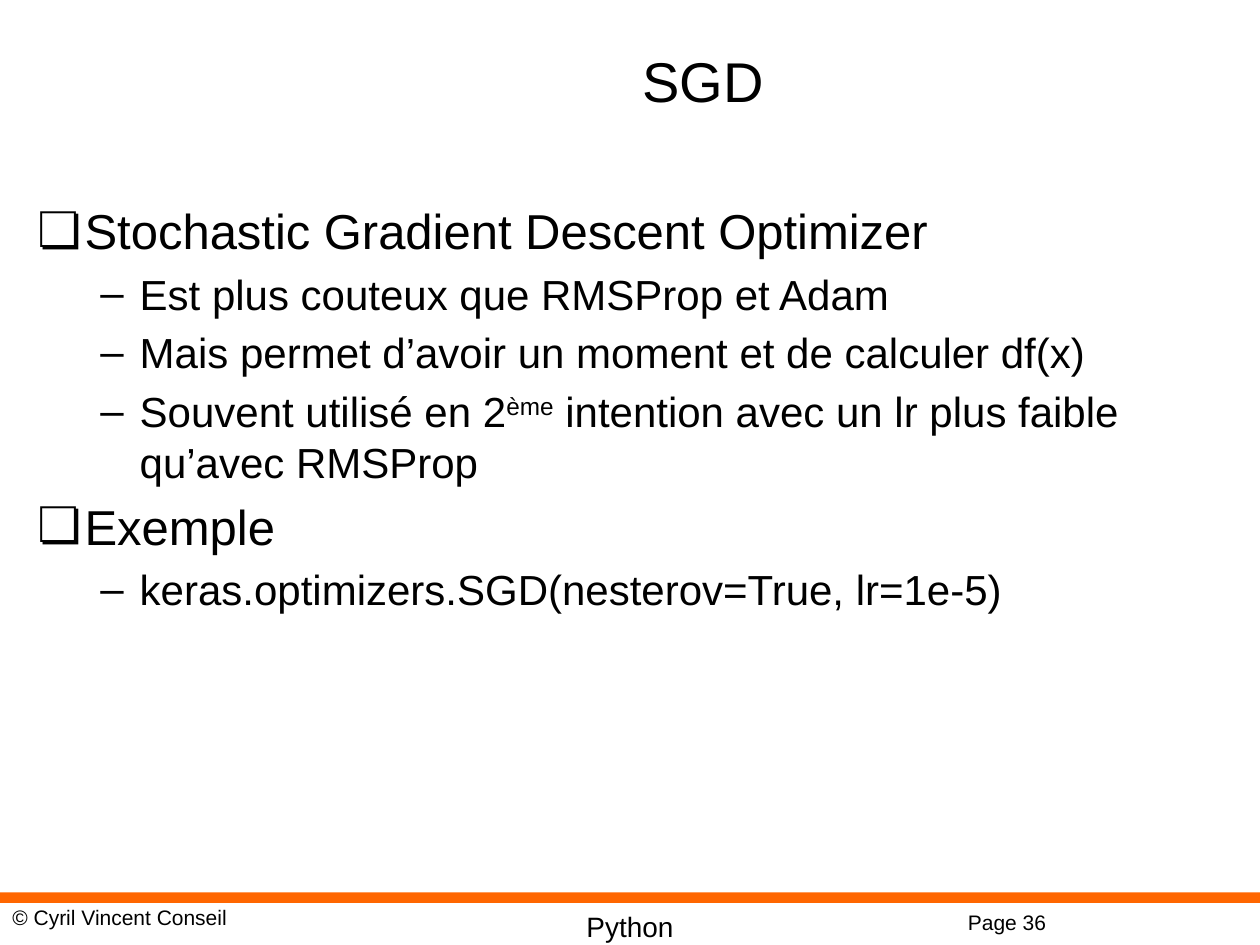
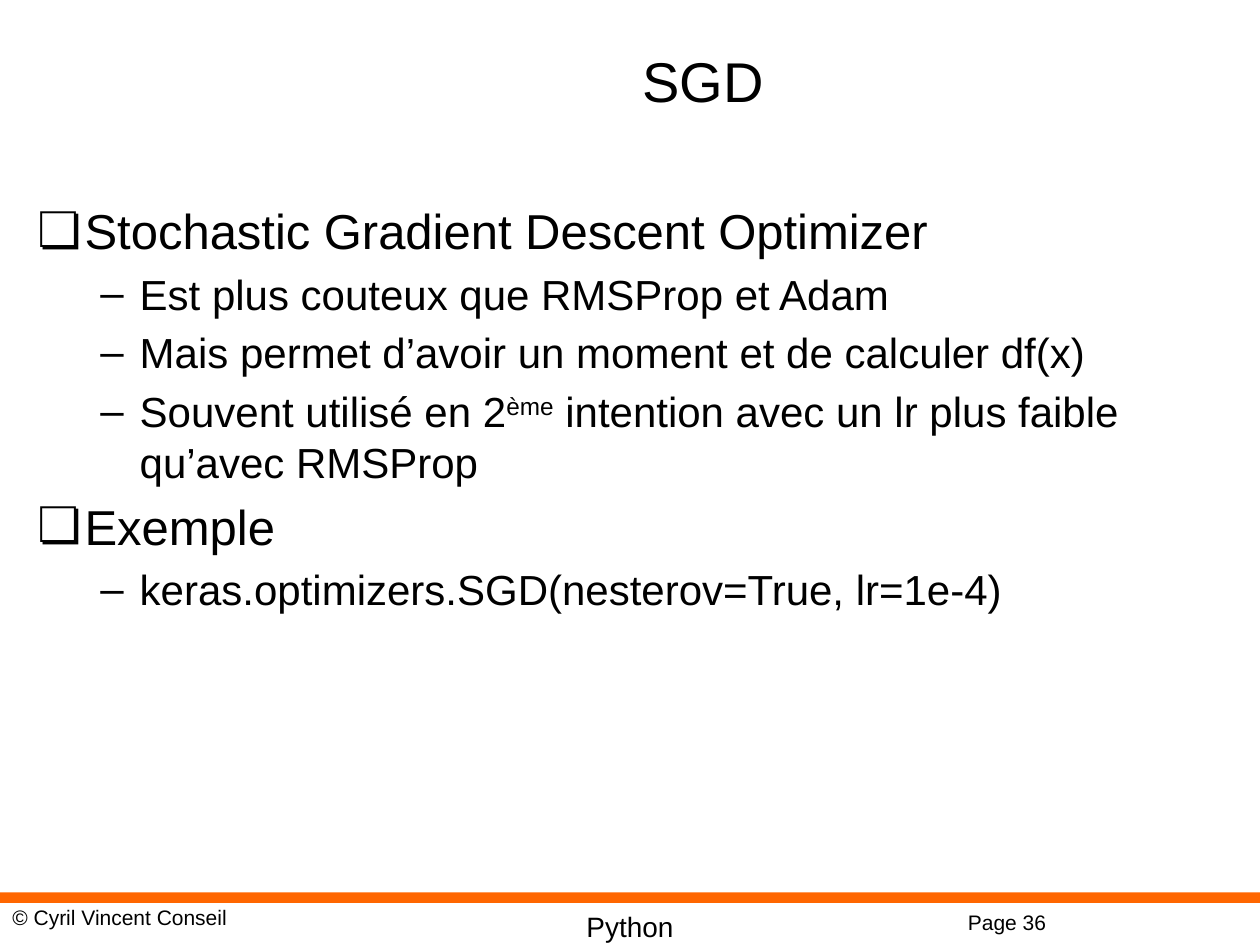
Before and after one commit to cyrilvincent/DL, a slide deck: slide 36 of PPT/DeepLearning09-Keras.pptx. Drawn at 1260x945 pixels with LibreOffice and Linux fonts; fonts in the diff are those of the drawing; background and template pictures are left out. Boxes give left, top, right and bottom in pixels: in the first picture for what was removed or moved away, otherwise in the second. Text is boxed around its words. In the diff, an @@ line names an element or a change of style, - is before the commit and + after.

```diff
--- a/PPT/DeepLearning09-Keras.pptx
+++ b/PPT/DeepLearning09-Keras.pptx
@@ text at <box>140,574,1002,614</box>: text changed @@
-  – keras.optimizers.SGD(nesterov=True, lr=1e-5)
+  – keras.optimizers.SGD(nesterov=True, lr=1e-4)
```
Also in this commit, not shown: 4 other files.
